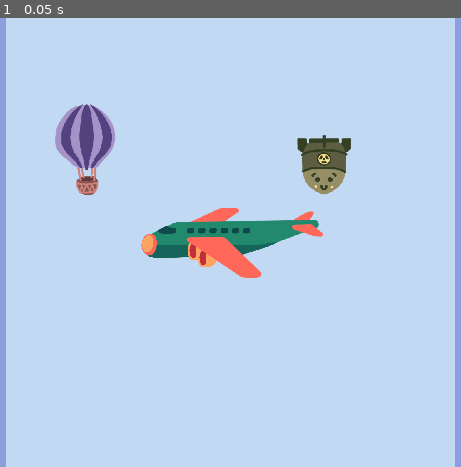
Above: before the commit, frame 1.
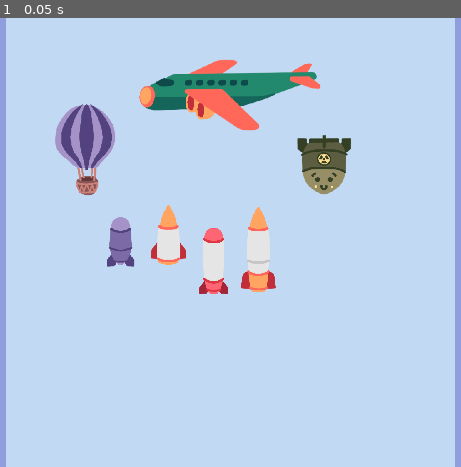
Above: after the commit, the same moment.

Repository: Hangover-Sunshine/DEFCON-JUNIOR
Game: Godot game, scene res://scenes/test/demo_art.tscn
Two runs of this game, one before a commit and one after it. Both use one fixed random seed, a clock stepped at 60 frames per second and the inputs below. This scene is started directly instead of the project's main scene.
Inputs:
- Up to frame 1 (0.05 s): no input

The runs differ from the first frame. In frame 1, 7.6% of the frame differs, in the area x 23-71%, y 9-62%.

Commit message:
Updates to props, missile prefab, and update to player trail particle

Diff:
--- /dev/null
+++ b/prefabs/art/enemy/enemy_missile_a.tscn
@@ -0,0 +1,11 @@
+[gd_scene load_steps=3 format=3 uid="uid://bdbjl5sbfl0ec"]
+
+[ext_resource type="Script" path="res://scripts/prefabs/Enemy_Missile.gd" id="1_5ruim"]
+[ext_resource type="Texture2D" uid="uid://dcv0h5p3efrpr" path="res://assets/sprites/enemy/Enemy_Missile1.png" id="2_x3nbi"]
+
+[node name="Enemy_Missile_A" type="Node2D"]
+script = ExtResource("1_5ruim")
+
+[node name="Missile" type="Sprite2D" parent="."]
+texture = ExtResource("2_x3nbi")
+hframes = 4
--- /dev/null
+++ b/prefabs/art/enemy/enemy_missile_b.tscn
@@ -0,0 +1,11 @@
+[gd_scene load_steps=3 format=3 uid="uid://btyxqoueyl3oe"]
+
+[ext_resource type="Script" path="res://scripts/prefabs/Enemy_Missile.gd" id="1_osid0"]
+[ext_resource type="Texture2D" uid="uid://fd3q8eodc88n" path="res://assets/sprites/enemy/Enemy_Missile2.png" id="2_mmv03"]
+
+[node name="Enemy_Missile_B" type="Node2D"]
+script = ExtResource("1_osid0")
+
+[node name="Missile" type="Sprite2D" parent="."]
+texture = ExtResource("2_mmv03")
+hframes = 4
--- /dev/null
+++ b/prefabs/art/enemy/enemy_missile_c.tscn
@@ -0,0 +1,11 @@
+[gd_scene load_steps=3 format=3 uid="uid://cwq48i2q2252x"]
+
+[ext_resource type="Script" path="res://scripts/prefabs/Enemy_Missile.gd" id="1_l5xtu"]
+[ext_resource type="Texture2D" uid="uid://dax3gnao1q30o" path="res://assets/sprites/enemy/Enemy_Missile3.png" id="2_kuo35"]
+
+[node name="Enemy_Missile_C" type="Node2D"]
+script = ExtResource("1_l5xtu")
+
+[node name="Missile" type="Sprite2D" parent="."]
+texture = ExtResource("2_kuo35")
+hframes = 4
--- /dev/null
+++ b/prefabs/art/enemy/enemy_missile_d.tscn
@@ -0,0 +1,11 @@
+[gd_scene load_steps=3 format=3 uid="uid://hvyxr5s4n4vp"]
+
+[ext_resource type="Script" path="res://scripts/prefabs/Enemy_Missile.gd" id="1_cn6o1"]
+[ext_resource type="Texture2D" uid="uid://2dbj5sb6087w" path="res://assets/sprites/enemy/Enemy_Missile4.png" id="2_8686x"]
+
+[node name="Enemy_Missile_D" type="Node2D"]
+script = ExtResource("1_cn6o1")
+
+[node name="Missile" type="Sprite2D" parent="."]
+texture = ExtResource("2_8686x")
+hframes = 4
--- a/prefabs/art/prop_balloon.tscn
+++ b/prefabs/art/prop/prop_balloon.tscn
@@ -1,6 +1,6 @@
 [gd_scene load_steps=4 format=3 uid="uid://cp8880vb66kkj"]
 
-[ext_resource type="Script" path="res://prefabs/art/prop_balloon.gd" id="1_486ei"]
+[ext_resource type="Script" path="res://scripts/prefabs/prop_balloon.gd" id="1_486ei"]
 [ext_resource type="Texture2D" uid="uid://iyydc8g36f44" path="res://assets/sprites/prop/Prop_Basket.png" id="1_dd5gd"]
 [ext_resource type="Texture2D" uid="uid://buraaha3m3yoo" path="res://assets/sprites/prop/Prop_Balloon.png" id="2_fi2gu"]
 
--- a/prefabs/art/prop_plane.tscn
+++ b/prefabs/art/prop/prop_plane.tscn
@@ -1,6 +1,6 @@
 [gd_scene load_steps=3 format=3 uid="uid://bfgxj2i15qqvr"]
 
-[ext_resource type="Script" path="res://prefabs/art/prop_plane.gd" id="1_lgfpa"]
+[ext_resource type="Script" path="res://scripts/prefabs/prop_plane.gd" id="1_lgfpa"]
 [ext_resource type="Texture2D" uid="uid://8chggvnc7r5r" path="res://assets/sprites/prop/Prop_Plane.png" id="1_s64ra"]
 
 [node name="Prop_Plane" type="Node2D"]
--- a/scenes/test/demo_art.tscn
+++ b/scenes/test/demo_art.tscn
@@ -1,8 +1,12 @@
-[gd_scene load_steps=4 format=3 uid="uid://nsgp1qhggor8"]
+[gd_scene load_steps=8 format=3 uid="uid://nsgp1qhggor8"]
 
-[ext_resource type="PackedScene" uid="uid://cp8880vb66kkj" path="res://prefabs/art/prop_balloon.tscn" id="1_dlr3o"]
-[ext_resource type="PackedScene" uid="uid://bfgxj2i15qqvr" path="res://prefabs/art/prop_plane.tscn" id="1_g0ygs"]
+[ext_resource type="PackedScene" uid="uid://cp8880vb66kkj" path="res://prefabs/art/prop/prop_balloon.tscn" id="1_dlr3o"]
+[ext_resource type="PackedScene" uid="uid://bfgxj2i15qqvr" path="res://prefabs/art/prop/prop_plane.tscn" id="1_g0ygs"]
 [ext_resource type="PackedScene" uid="uid://dny78qniqp7xr" path="res://prefabs/art/pc_skeleton.tscn" id="3_vooma"]
+[ext_resource type="PackedScene" uid="uid://bdbjl5sbfl0ec" path="res://prefabs/art/enemy/enemy_missile_a.tscn" id="4_i88xl"]
+[ext_resource type="PackedScene" uid="uid://btyxqoueyl3oe" path="res://prefabs/art/enemy/enemy_missile_b.tscn" id="5_1gmy8"]
+[ext_resource type="PackedScene" uid="uid://cwq48i2q2252x" path="res://prefabs/art/enemy/enemy_missile_c.tscn" id="6_qamwc"]
+[ext_resource type="PackedScene" uid="uid://hvyxr5s4n4vp" path="res://prefabs/art/enemy/enemy_missile_d.tscn" id="7_ix81y"]
 
 [node name="demo_art" type="Node2D"]
 
@@ -23,9 +27,22 @@
 color = Color(0.756863, 0.85098, 0.94902, 1)
 
 [node name="Prop_Plane" parent="." instance=ExtResource("1_g0ygs")]
+position = Vector2(-5, -356)
 
 [node name="Prop_Balloon" parent="." instance=ExtResource("1_dlr3o")]
 position = Vector2(-344, -167)
 
 [node name="PC_Skeleton" parent="." instance=ExtResource("3_vooma")]
 position = Vector2(225, -187)
+
+[node name="Enemy_Missile_A" parent="." instance=ExtResource("4_i88xl")]
+position = Vector2(-264, -2)
+
+[node name="Enemy_Missile_B" parent="." instance=ExtResource("5_1gmy8")]
+position = Vector2(-149, -20)
+
+[node name="Enemy_Missile_C" parent="." instance=ExtResource("6_qamwc")]
+position = Vector2(-40, 43)
+
+[node name="Enemy_Missile_D" parent="." instance=ExtResource("7_ix81y")]
+position = Vector2(67, 16)
--- /dev/null
+++ b/scripts/prefabs/Enemy_Missile.gd
@@ -0,0 +1,7 @@
+extends Node2D
+@onready var missile = $Missile
+
+
+# Called when the node enters the scene tree for the first time.
+func _ready():
+	missile.frame = randi() % 4
Binary file changed: assets/particle/PC_Trail.png
Binary file added: assets/sprites/enemy/Enemy_Missile1.png
Not shown, added: assets/sprites/enemy/Enemy_Missile1.png.import
Binary file added: assets/sprites/enemy/Enemy_Missile2.png
Not shown, added: assets/sprites/enemy/Enemy_Missile2.png.import
Binary file added: assets/sprites/enemy/Enemy_Missile3.png
Not shown, added: assets/sprites/enemy/Enemy_Missile3.png.import
Binary file added: assets/sprites/enemy/Enemy_Missile4.png
Not shown, added: assets/sprites/enemy/Enemy_Missile4.png.import
Renamed: prefabs/art/prop_balloon.gd -> scripts/prefabs/prop_balloon.gd
Renamed: prefabs/art/prop_plane.gd -> scripts/prefabs/prop_plane.gd
